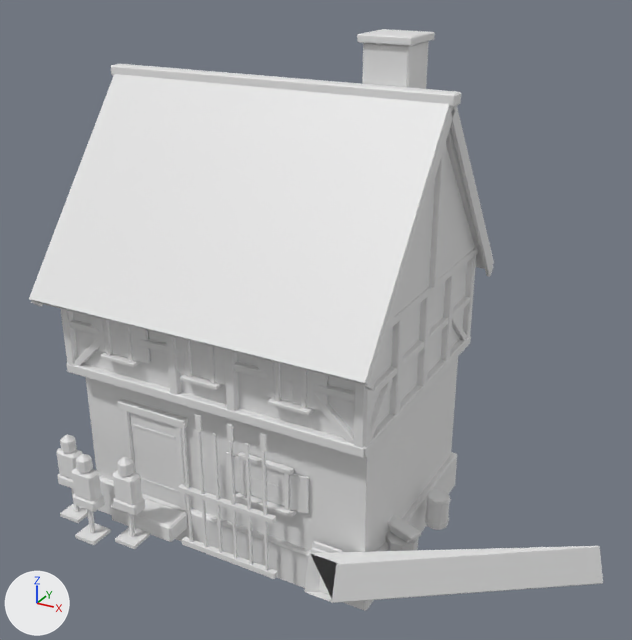
An edit to the glTF model public/buildings/armourer_2.glb, drawn before and after from the same camera.
Before and after are seen from a 50 mm lens placed at (8.93, -14.42, 11.39), pointed at (1.34, -0.63, 4.5). Arrows for +X, +Y and +Z are at lower left; the lights stay in place. The picture after the commit comes second. Vertices at exactly the same position are counted once.

The first picture shows 'armourer_2'.
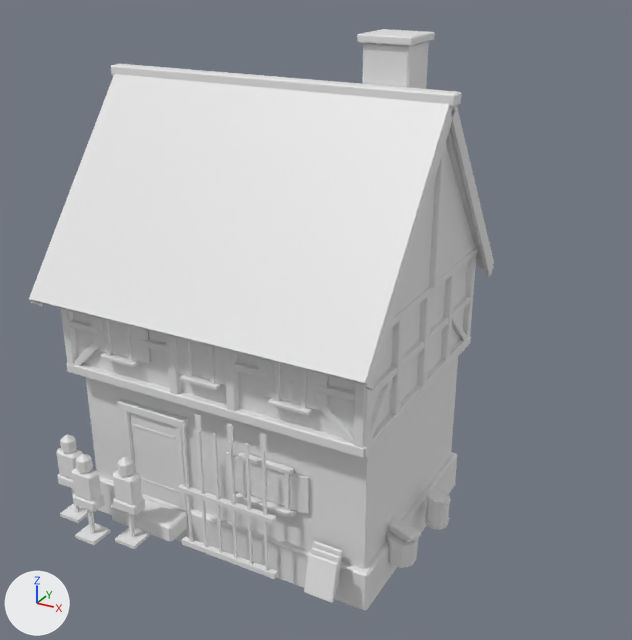
Boxes (x1, y1, x2, y2) around the edits, measured in the pictures (632 x 640 px; the box of a moved part takes in the faces that stretch with it):
'armourer_2', reshaped (19% narrower)
    before: (29, 29, 603, 611)
    after: (29, 29, 494, 611)
part 1 of me_armourer_2, moved or reshaped
    before: (304, 546, 603, 603)
    after: (304, 553, 337, 602)

Diff of the bpy script that builds the scene:
```diff
--- a/public/buildings/armourer_2.glb.py
+++ b/public/buildings/armourer_2.glb.py
@@ me_armourer_2 @@
 # used by ob_armourer_2; location = (0.0, 0.0, 0.0)
-me_armourer_2.from_pydata(...)  # 2693 vertices, 4836 faces; spans x -3.75..7.3, y -3.85..3.21, z -0.5..9.8
-me_armourer_2.vertices[2009].co = (7.25, -0.03, 0.02)
-me_armourer_2.vertices[2010].co = (7.12, 0.02, 0.78)  # pixel (599, 547)
-me_armourer_2.vertices[2011].co = (7.1, 0.02, 0.79)  # pixel (598, 545)
-me_armourer_2.vertices[2012].co = (7.1, 0.0, 0.77)  # pixel (598, 547)
-me_armourer_2.vertices[2013].co = (7.29, -0.05, 0.01)  # pixel (602, 583)
-me_armourer_2.vertices[2014].co = (7.3, -0.05, 0.04)  # pixel (603, 583)
-me_armourer_2.vertices[2015].co = (7.27, -0.06, 0.03)  # pixel (601, 583)
+me_armourer_2.from_pydata(...)  # 2693 vertices, 4842 faces; spans x -3.75..4.04, y -3.85..3.21, z -0.5..9.8
+# me_armourer_2 part 1
+me_armourer_2.vertices[2009].co = (2.41, -2.97, 0.02)
+me_armourer_2.vertices[2010].co = (2.41, -2.85, 0.78)  # pixel (308, 554)
+me_armourer_2.vertices[2011].co = (2.41, -2.82, 0.79)  # pixel (309, 553)
+me_armourer_2.vertices[2012].co = (2.39, -2.83, 0.77)  # pixel (308, 554)
+me_armourer_2.vertices[2013].co = (2.41, -3.02, 0.01)  # pixel (304, 592)
+me_armourer_2.vertices[2014].co = (2.41, -3.03, 0.04)  # pixel (304, 592)
+me_armourer_2.vertices[2015].co = (2.39, -3.01, 0.03)  # pixel (303, 591)
+# other edits to the shape of me_armourer_2 do not show in these pictures
 me_armourer_2.materials.append(mat_ashlar_dcd8d0)
```
